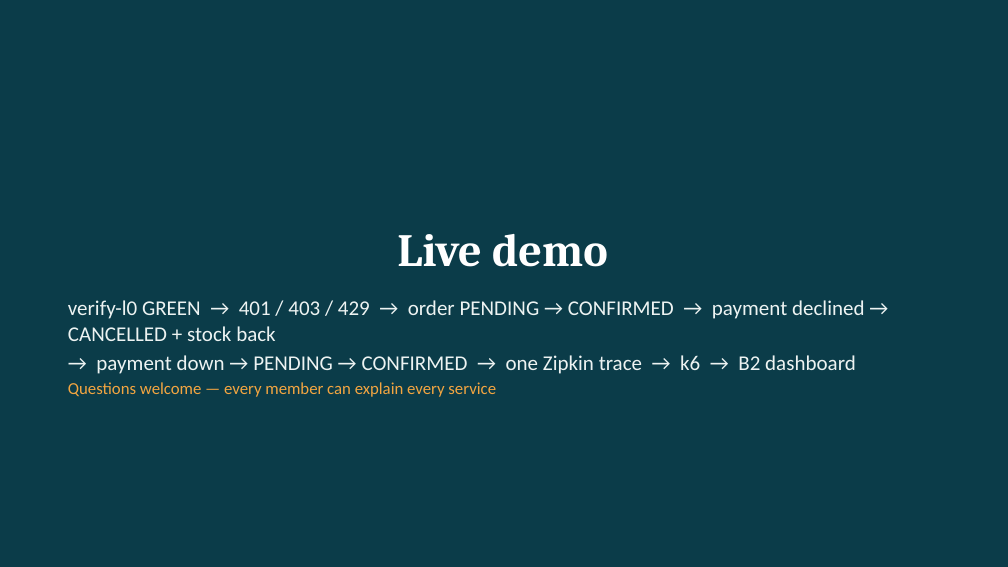
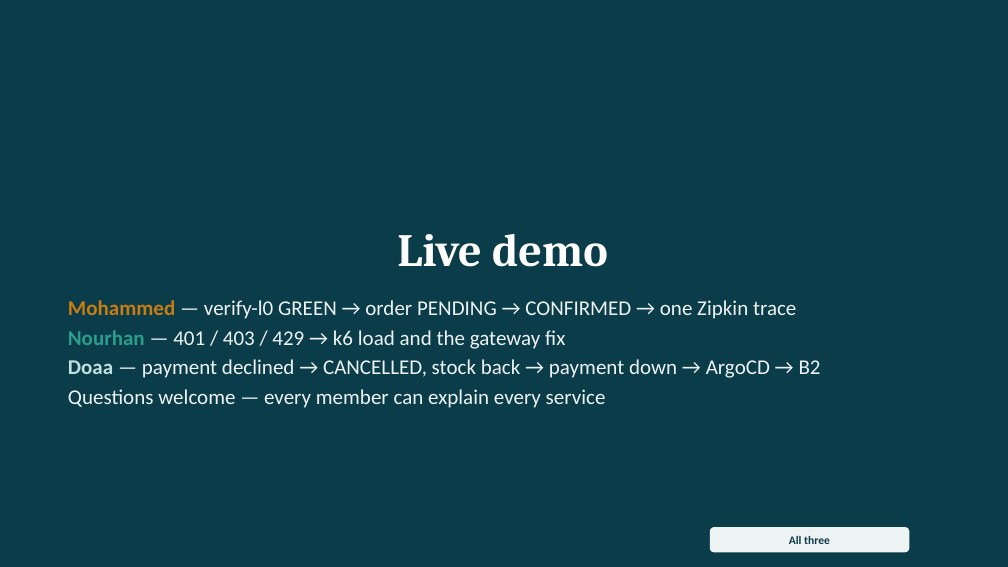
Before and after one commit to 13nour11/capstone-platform, a slide deck: slide 15 of docs/slides/capstone-final.pptx (slide 14 before the commit). Drawn at 1008x567 pixels with LibreOffice and Linux fonts; fonts in the diff are those of the drawing. Boxes give left, top, right and bottom in pixels: in the first picture for what was removed or moved away, otherwise in the second. Text is boxed around its words. In the diff, an @@ line names an element or a change of style, - is before the commit and + after.

```diff
--- a/docs/slides/capstone-final.pptx
+++ b/docs/slides/capstone-final.pptx
@@ text at [68, 300, 821, 378]: text changed @@
-verify-l0 GREEN → 401 / 403 / 429 → order PENDING → CONFIRMED → payment declined → CANCELLED + stock back
-→ payment down → PENDING → CONFIRMED → one Zipkin trace → k6 → B2 dashboard
+Mohammed — verify-l0 GREEN → order PENDING → CONFIRMED → one Zipkin trace
+Nourhan — 401 / 403 / 429 → k6 load and the gateway fix
+Doaa — payment declined → CANCELLED, stock back → payment down → ArgoCD → B2
@@ text at [68, 389, 606, 408]: size 16 to 20 pt, text colour #F2A541 to #EDF3F2 in "Questions welcome — every member can explain ..." @@
@@ rounded rectangle added at [710, 527, 910, 552], fill #EDF3F2, 11 pt, text #0D3B4A, bold @@
+All three
```
Also in this commit, not shown: 13 other slides changed, 1 slide added.
